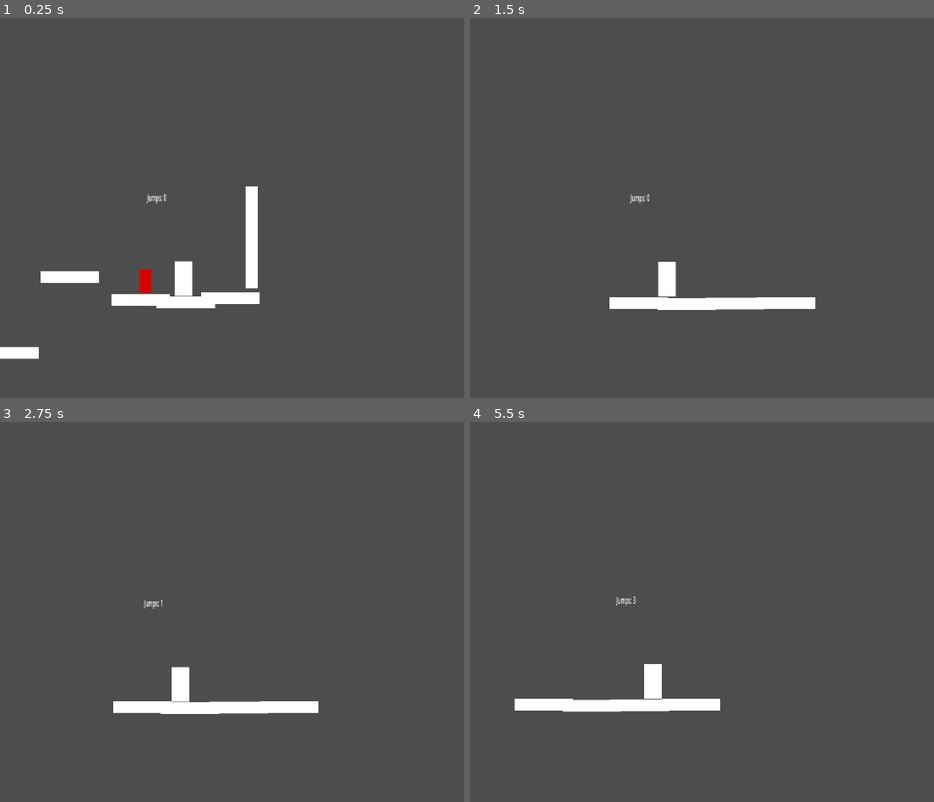
Above: before the commit, frames 1-4 (two rows, left to right).
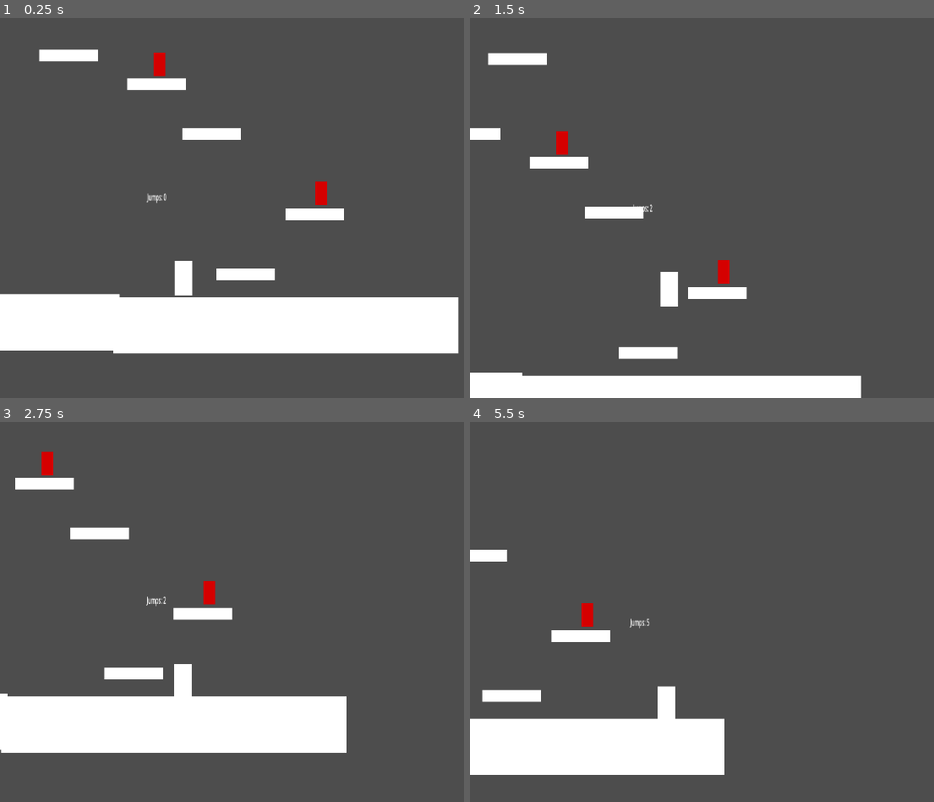
Above: after the commit, the same moments.

Repository: Zac-code/13DT_work
Game: Godot game, scene res://scenes(maps n stuff)/level1.tscn
The game is run twice, just before and just after one commit, with the same random seed, the same clock (stepped at 60 frames per second) and the same inputs.
Inputs:
- Up to frame 1 (0.25 s): no input
- Up to frame 2 (1.5 s): tap Enter (ui_accept) at 0.5, 0.77 s; hold Right (ui_right) from 0.53 s (still down)
- Up to frame 3 (2.75 s): tap Enter (ui_accept) at 1.52 s; release Right (ui_right) at 2.03 s; hold Left (ui_left) from 2.03 s (still down)
- Up to frame 4 (5.5 s): release Left (ui_left) at 2.78 s; hold Right (ui_right) 2.78-4.28 s; tap Enter (ui_accept) at 3.02, 3.77, 4.52 s; hold Left (ui_left) 4.28-5.03 s; hold Right (ui_right) from 5.03 s (still down)

The runs differ from the first frame. In frame 1, 18% of the frame differs, in the area x 0-99%, y 8-90%; in frame 2, 9.3%; in frame 3, 12%; in frame 4, 11%.

Commit message:
final commit
this is it.

Diff:
--- a/13-dtdungeonfighter/scenes(maps n stuff)/level1.tscn
+++ b/13-dtdungeonfighter/scenes(maps n stuff)/level1.tscn
@@ -60,7 +60,7 @@
 next_level = ExtResource("3_750so")
 
 [node name="player" parent="." unique_id=1532654129 instance=ExtResource("4_et6da")]
-position = Vector2(607, -183)
+position = Vector2(247, 453)
 
 [node name="StaticBody2D11" parent="." unique_id=1188552312 instance=ExtResource("1_7w4ah")]
 position = Vector2(615, -135)
@@ -79,3 +79,31 @@
 offset_top = -944.0
 offset_right = 345.0
 offset_bottom = -944.0
+
+[node name="StaticBody2D12" type="StaticBody2D" parent="." unique_id=2071619948]
+position = Vector2(146, 501)
+
+[node name="CollisionShape2D" type="CollisionShape2D" parent="StaticBody2D12" unique_id=1505526779]
+position = Vector2(-446, 38)
+shape = SubResource("RectangleShape2D_4hq0w")
+
+[node name="ColorRect" type="ColorRect" parent="StaticBody2D12/CollisionShape2D" unique_id=581752774]
+offset_left = -262.0
+offset_top = -53.0
+offset_right = 329.0
+offset_bottom = 43.0
+metadata/_edit_use_anchors_ = true
+
+[node name="StaticBody2D" type="StaticBody2D" parent="StaticBody2D12" unique_id=1412268079]
+position = Vector2(467, 5)
+
+[node name="CollisionShape2D" type="CollisionShape2D" parent="StaticBody2D12/StaticBody2D" unique_id=672646396]
+position = Vector2(286, 38)
+shape = SubResource("RectangleShape2D_4hq0w")
+
+[node name="ColorRect" type="ColorRect" parent="StaticBody2D12/StaticBody2D/CollisionShape2D" unique_id=4838782]
+offset_left = -304.0
+offset_top = -53.0
+offset_right = 287.0
+offset_bottom = 43.0
+metadata/_edit_use_anchors_ = true
